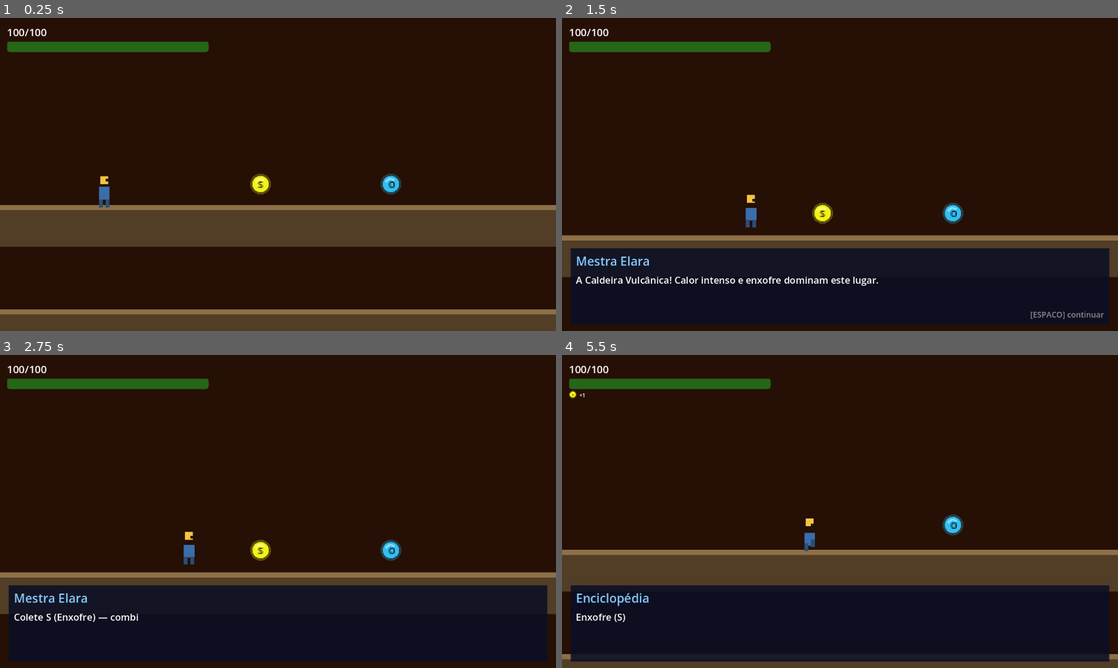
Above: before the commit, frames 1-4 (two rows, left to right).
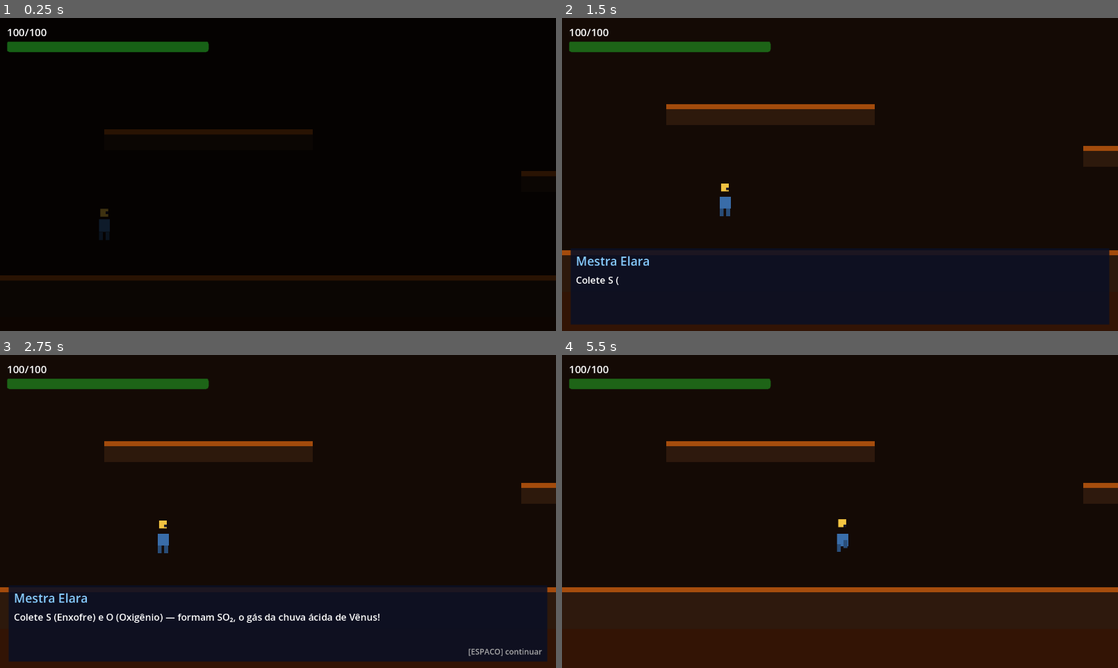
Above: after the commit, the same moments.

Repository: Mateushartelt/Alquimia-Elemental---Pac
Game: Godot game, scene res://scenes/levels/level_02.tscn
Two runs of this game, one before a commit and one after it. Both use one fixed random seed, a clock stepped at 60 frames per second and the inputs below. This scene is started directly instead of the project's main scene.
Inputs (mouse positions are in pixels of both pictures, inside the frame that each line leads up to):
- Up to frame 1 (0.25 s): no input
- Up to frame 2 (1.5 s): tap Enter (ui_accept) at 0.5 s; move the mouse to (962, 158) at 0.52 s; hold D (move_right) 0.53-1.25 s; hold J (attack) 0.53-1.25 s; click (962, 158) at 0.67 s; tap Space (jump) at 0.77, 0.8, 1.07 s; drag from (728, 190) to (951, 212) at 1.27 s
- Up to frame 3 (2.75 s): move the mouse to (333, 442) at 2.02 s; hold A (move_left) from 2.03 s (still down); hold J (attack) from 2.03 s (still down); tap Space (jump) at 2.3 s
- Up to frame 4 (5.5 s): release A (move_left) at 2.75 s; release J (attack) at 2.75 s; drag from (812, 574) to (673, 464) at 2.77 s; move the mouse to (1006, 558) at 3.52 s; hold D (move_right) 3.53-4.25 s; hold Q (open_alchemy) 3.53-4.25 s; tap Space (jump) at 3.77, 3.8, 4.07, 5.3 s; drag from (673, 464) to (951, 542) at 4.27 s; move the mouse to (867, 511) at 5.02 s; hold D (move_right) from 5.03 s (still down); hold Mouse wheel up (wheel_next) from 5.03 s (still down); click (867, 511) at 5.17 s

The runs differ from the first frame. In frame 1, 96% of the frame differs, in the area x 0-100%, y 0-100%; in frame 2, 6.6%; in frame 3, 6.6%; in frame 4, 38%.

Commit message:
Atualizacao fase 2

Diff:
--- /dev/null
+++ b/scenes/enemies/golem_enxofre.gd
@@ -0,0 +1,81 @@
+extends EnemyBase
+## GolemEnxofre — Inimigo da Caldeira Vulcânica (Level 02).
+## Fraco a H₂O (×2) e CO₂ (×2). Imune a SO₂ — absorve enxofre do magma.
+## Dropa S ao morrer.
+
+func _ready() -> void:
+	max_health      = 40
+	move_speed      = 30.0
+	patrol_range    = 60.0
+	damage_on_touch = 12
+	element_drop    = "S"
+	drop_amount     = 1
+	weak_to         = ["H2O", "CO2"]
+	immune_to       = ["SO2"]
+	super._ready()
+
+func _physics_process(delta: float) -> void:
+	super._physics_process(delta)
+	queue_redraw()
+
+func _draw() -> void:
+	var base  := Color(0.52, 0.26, 0.05)
+	var lava  := Color(0.95, 0.40, 0.02)
+	var dark  := Color(0.08, 0.04, 0.01)
+
+	var fa  := clampf(_flash_timer / 0.15, 0.0, 1.0)
+	var col := base.lerp(_flash_color if fa > 0.0 else base, fa)
+
+	if not facing_right:
+		draw_set_transform(Vector2.ZERO, 0.0, Vector2(-1.0, 1.0))
+
+	var t     := Time.get_ticks_msec() * 0.001
+	var pulse := sin(t * 1.8) * 0.3
+
+	# ── Corpo rochoso / angular ───────────────────────────────────────────────
+	draw_rect(Rect2(-5.0, -9.0, 10.0, 14.0), col)      # corpo central
+	draw_rect(Rect2(-7.0, -5.0,  4.0,  7.0), col)      # ombro esq
+	draw_rect(Rect2( 3.0, -5.0,  4.0,  7.0), col)      # ombro dir
+	draw_rect(Rect2(-4.0,  5.0,  8.0,  4.0), col)      # base / pernas
+
+	# Contorno escuro
+	draw_rect(Rect2(-5.0, -9.0, 10.0, 14.0), dark, false, 0.8)
+
+	# Fissuras de lava pulsando
+	var lc := Color(lava.r, lava.g, lava.b, 0.65 + pulse)
+	draw_line(Vector2(-2.0, -6.0), Vector2(-1.0, -1.0), lc, 1.2)
+	draw_line(Vector2( 1.5, -7.0), Vector2( 2.5, -2.0), lc, 1.2)
+	draw_line(Vector2(-3.0,  1.0), Vector2(-1.0,  4.0), lc, 1.0)
+	draw_line(Vector2( 1.0,  0.0), Vector2( 3.0,  3.0), lc, 1.0)
+
+	# ── Olhos — buracos de lava ───────────────────────────────────────────────
+	var er := 1.3 if estate != EState.CHASE else 1.9
+	var ec := Color(lava.r, lava.g, lava.b, 0.9 + pulse * 0.5)
+	draw_circle(Vector2(-2.5, -5.5), er, ec)
+	draw_circle(Vector2( 2.5, -5.5), er, ec)
+	draw_circle(Vector2(-2.5, -5.5), er * 0.45, dark)
+	draw_circle(Vector2( 2.5, -5.5), er * 0.45, dark)
+
+	# ── Barra de HP ───────────────────────────────────────────────────────────
+	var hp_r := float(current_health) / float(max_health)
+	draw_rect(Rect2(-7.0, -13.0, 14.0, 2.0), Color(0.15, 0.15, 0.15, 0.85))
+	draw_rect(Rect2(-7.0, -13.0, 14.0 * hp_r, 2.0), Color(0.9, 0.35, 0.04, 1.0))
+
+	if not facing_right:
+		draw_set_transform(Vector2.ZERO, 0.0, Vector2.ONE)
+
+func _die() -> void:
+	_spawn_death_label()
+	super._die()
+
+func _spawn_death_label() -> void:
+	var lbl := Label.new()
+	lbl.text = "S + H₂O → H₂SO₄!"
+	lbl.add_theme_font_size_override("font_size", 6)
+	lbl.modulate = Color(1.0, 0.6, 0.0)
+	lbl.position = global_position + Vector2(-32, -22)
+	get_tree().current_scene.add_child(lbl)
+	var tw := get_tree().current_scene.create_tween()
+	tw.tween_property(lbl, "position:y", lbl.position.y - 18, 1.2)
+	tw.parallel().tween_property(lbl, "modulate:a", 0.0, 1.2)
+	tw.tween_callback(lbl.queue_free)
--- /dev/null
+++ b/scenes/enemies/golem_enxofre.tscn
@@ -0,0 +1,24 @@
+[gd_scene format=3 uid="uid://golem001"]
+
+[ext_resource type="Script" path="res://scenes/enemies/golem_enxofre.gd" id="1"]
+
+[sub_resource type="RectangleShape2D" id="body_shape"]
+size = Vector2(14, 16)
+
+[sub_resource type="RectangleShape2D" id="detect_shape"]
+size = Vector2(100, 35)
+
+[node name="GolemEnxofre" type="CharacterBody2D" groups=["enemies"]]
+collision_layer = 4
+collision_mask = 2
+script = ExtResource("1")
+
+[node name="CollisionShape2D" type="CollisionShape2D" parent="."]
+shape = SubResource("body_shape")
+
+[node name="DetectArea" type="Area2D" parent="."]
+collision_layer = 0
+collision_mask = 1
+
+[node name="CollisionShape2D" type="CollisionShape2D" parent="DetectArea"]
+shape = SubResource("detect_shape")
--- a/scenes/levels/level_02.gd
+++ b/scenes/levels/level_02.gd
@@ -1,26 +1,80 @@
 extends Node2D
-## Level02 — Caldeira Vulcânica. Introduz S, Si, O novos.
+## Level02 — Caldeira Vulcânica.
+## Introduz S (Enxofre) e Si (Silício). Boss: Golem de Lava (fraco a H₂O e CO₂).
 
-const KILL_PLANE_Y := 620.0
-const SPAWN_POS    := Vector2(80, 300)
-const ELARA        := "Mestra Elara"
-const ENCYCLOPEDIA := "Enciclopédia"
+const KILL_PLANE_Y  := 620.0
+const SPAWN_POS     := Vector2(80, 300)
+const ELARA         := "Mestra Elara"
+const ENCYCLOPEDIA  := "Enciclopédia"
 
-@onready var player   : Player    = $Player
-@onready var _dialog  : DialogBox = $DialogBox
+@onready var player   : Player       = $Player
+@onready var _dialog  : DialogBox    = $DialogBox
 @onready var _alchemy : AlchemyPanel = $AlchemyPanel
+@onready var _boss    : BossBattle   = $BossBattle
+@onready var _cam     : Camera2D     = $Player/Camera2D
+@onready var _fog     : ColorRect    = $DarkAreas/SalaAltaFog
+@onready var _fade    : ColorRect    = $FadeOverlay
 
-var _respawning    := false
-var _seen_elements : Array[String] = []
-var _intro_done    := false
+var _respawning        := false
+var _seen_elements     : Array[String] = []
+var _fog_cleared       := false
+var _boss_started      := false
+var _in_sala_alta      := false
+var _enemy_dialog_done := false
+var _zoom_tween        : Tween = null
 
 func _ready() -> void:
-	get_tree().create_timer(1.2).timeout.connect(_show_intro)
+	_cam.zoom                       = Vector2(3, 3)
+	_cam.limit_left                 = 0
+	_cam.limit_top                  = 60
+	_cam.limit_right                = 2400
+	_cam.limit_bottom               = 450
+	_cam.position_smoothing_enabled = true
+	_cam.drag_horizontal_enabled    = true
+	# Fade de entrada (preto → transparente)
+	_fade.color   = Color(0, 0, 0, 1)
+	_fade.visible = true
+	var tw := create_tween()
+	tw.tween_property(_fade, "color", Color(0, 0, 0, 0), 1.0)
+	tw.tween_callback(func() -> void: _fade.visible = false)
 	GameState.element_collected.connect(_on_element_collected)
+	get_tree().create_timer(1.0).timeout.connect(_show_intro)
+	for enemy in get_tree().get_nodes_in_group("enemies"):
+		if enemy.has_signal("died"):
+			enemy.connect("died", _on_enemy_died)
 
 func _process(_delta: float) -> void:
 	if not _respawning and player.global_position.y > KILL_PLANE_Y:
 		_respawn()
+	_update_camera()
+
+func _update_camera() -> void:
+	# Troca de zona: hub (y > -80) ↔ sala alta (y < -80)
+	var in_alta := player.global_position.y < -80.0
+	if in_alta and not _in_sala_alta:
+		_in_sala_alta = true
+		_cam.drag_horizontal_enabled    = false
+		_cam.position_smoothing_enabled = true
+		_set_zoom(Vector2(4, 4), 0.6)
+		_cam.limit_left   = 0
+		_cam.limit_top    = -400
+		_cam.limit_right  = 1650
+		_cam.limit_bottom = -80
+	elif not in_alta and _in_sala_alta:
+		_in_sala_alta = false
+		_cam.drag_horizontal_enabled    = true
+		_cam.position_smoothing_enabled = true
+		_set_zoom(Vector2(3, 3), 0.5)
+		_cam.limit_left   = 0
+		_cam.limit_top    = 60
+		_cam.limit_right  = 2400
+		_cam.limit_bottom = 450
+
+func _set_zoom(target: Vector2, duration: float) -> void:
+	if _zoom_tween:
+		_zoom_tween.kill()
+	_zoom_tween = create_tween()
+	_zoom_tween.tween_property(_cam, "zoom", target, duration)
 
 func _respawn() -> void:
 	if _respawning:
@@ -35,17 +89,59 @@
 func _show_intro() -> void:
 	_dialog.queue_dialogs([
 		[ELARA, "A Caldeira Vulcânica! Calor intenso e enxofre dominam este lugar."],
-		[ELARA, "Colete S (Enxofre) — combinado com O₂ forma SO₂, um gás sufocante e devastador!"],
-		[ELARA, "Cuidado: as criaturas aqui são mais resistentes. Explore com calma."],
+		[ELARA, "Colete S (Enxofre) e O (Oxigênio) — formam SO₂, o gás da chuva ácida de Vênus!"],
+		[ELARA, "O shaft estreito à esquerda leva a uma área mais alta. Wall Jump para escalar!"],
 	])
 
 func _on_element_collected(element_id: String, _amt: int) -> void:
 	if element_id in _seen_elements:
 		return
 	_seen_elements.append(element_id)
-	var el       := ElementDatabase.get_element(element_id)
-	var el_name  : String = el.get("name", element_id)
-	var el_desc  : String = el.get("description", "")
-	var el_curio : String = el.get("curiosity", "")
+	var el      := ElementDatabase.get_element(element_id)
+	var el_name : String = el.get("name", element_id)
+	var el_desc : String = el.get("description", "")
+	var el_curio: String = el.get("curiosity", "")
 	_dialog.show_dialog(ENCYCLOPEDIA,
 		"%s (%s) — %s  ★ %s" % [el_name, element_id, el_desc, el_curio])
+
+func _on_enemy_died(_enemy: Node) -> void:
+	if not _enemy_dialog_done:
+		_enemy_dialog_done = true
+		_dialog.show_dialog(ELARA,
+			"H₂O derrete rocha vulcânica — reação endotérmica. CO₂ sufoca as chamas internas!")
+
+func _on_sala_alta_fog_entered(body: Node2D) -> void:
+	if _fog_cleared or not body.is_in_group("player"):
+		return
+	_fog_cleared = true
+	var tw := create_tween()
+	tw.tween_property(_fog, "color", Color(0, 0, 0, 0), 1.2)
+	get_tree().create_timer(0.4).timeout.connect(func() -> void:
+		_dialog.show_dialog(ELARA,
+			"A Cratera! O Golem de Lava habita aqui — prepare H₂O ou CO₂ para derrotá-lo!"))
+
+func _on_boss_trigger_entered(body: Node2D) -> void:
+	if _boss_started or not body.is_in_group("player"):
+		return
+	_boss_started = true
+	$BossTrigger.monitoring = false
+	_boss.show_battle("golem")
+	_boss.battle_finished.connect(_on_boss_finished, CONNECT_ONE_SHOT)
+
+func _on_boss_finished(won: bool) -> void:
+	if won:
+		_dialog.queue_dialogs([
+			[ELARA, "Incrível! H₂O solidificou a lava — resfriamento endotérmico em ação!"],
+			[ELARA, "A Caldeira está vencida! O Complexo Subaquático aguarda... (em desenvolvimento)"],
+		])
+		GameState.complete_level(2)
+		await _dialog.dialog_queue_finished
+		_fade.visible = true
+		var tw := create_tween()
+		tw.tween_property(_fade, "color", Color(0, 0, 0, 1), 1.2)
+		await tw.finished
+		# Level 03 ainda não existe — recarrega Level 02 como placeholder
+		get_tree().change_scene_to_file("res://scenes/levels/level_02.tscn")
+	else:
+		_dialog.show_dialog(ELARA,
+			"O Golem foi forte demais... Colete mais O para H₂O (2H+1O) ou CO₂ (1C+2O)!")
--- a/scenes/levels/level_02.tscn
+++ b/scenes/levels/level_02.tscn
@@ -4,13 +4,19 @@
 [ext_resource type="PackedScene" uid="uid://player001" path="res://scenes/player/player.tscn" id="2_player"]
 [ext_resource type="PackedScene" uid="uid://pickup001" path="res://scenes/world/element_pickup.tscn" id="3_pickup"]
 [ext_resource type="PackedScene" uid="uid://hud001" path="res://scenes/ui/hud.tscn" id="4_hud"]
-[ext_resource type="PackedScene" uid="uid://slime001" path="res://scenes/enemies/slime_sodio.tscn" id="5_slime"]
+[ext_resource type="PackedScene" uid="uid://golem001" path="res://scenes/enemies/golem_enxofre.tscn" id="5_golem"]
 [ext_resource type="PackedScene" uid="uid://bks7q737ly4iu" path="res://scenes/ui/alchemy_panel.tscn" id="6_alchemy"]
 [ext_resource type="PackedScene" uid="uid://dialogbox001" path="res://scenes/ui/dialog_box.tscn" id="7_dialog"]
-[ext_resource type="PackedScene" uid="uid://tutor001" path="res://scenes/ui/tutorial_hints.tscn" id="8_hints"]
 [ext_resource type="PackedScene" uid="uid://sbfmum45d4ay" path="res://scenes/ui/periodic_table.tscn" id="9_ptable"]
 [ext_resource type="PackedScene" uid="uid://gameover01" path="res://scenes/ui/game_over.tscn" id="10_go"]
-[ext_resource type="PackedScene" uid="uid://dys6l1fxtntiu" path="res://scenes/world/level_tilemap.tscn" id="12_tilemap"]
+[ext_resource type="PackedScene" uid="uid://lvl02tilemap" path="res://scenes/world/level_02_tilemap.tscn" id="12_tilemap"]
+[ext_resource type="PackedScene" uid="uid://bossbattle01" path="res://scenes/ui/boss_battle.tscn" id="13_boss"]
+
+[sub_resource type="RectangleShape2D" id="boss_trigger_shape"]
+size = Vector2(160, 120)
+
+[sub_resource type="RectangleShape2D" id="fog_trigger_shape"]
+size = Vector2(1648, 160)
 
 [node name="Level02" type="Node2D"]
 script = ExtResource("1_lvl")
@@ -18,26 +24,20 @@
 [node name="BgSky" type="ColorRect" parent="."]
 z_index = -10
 offset_left = -32.0
-offset_top = -512.0
+offset_top = -520.0
 offset_right = 2432.0
 offset_bottom = 512.0
-color = Color(0.15, 0.06, 0.02, 1)
+color = Color(0.08, 0.04, 0.02, 1)
 
 [node name="BgGround" type="ColorRect" parent="."]
 z_index = -9
+offset_left = -32.0
 offset_top = 368.0
 offset_right = 2432.0
-offset_bottom = 620.0
-color = Color(0.25, 0.10, 0.02, 1)
+offset_bottom = 640.0
+color = Color(0.20, 0.08, 0.02, 1)
 
-[node name="BgLava" type="ColorRect" parent="."]
-z_index = -8
-offset_top = 400.0
-offset_right = 2432.0
-offset_bottom = 430.0
-color = Color(0.9, 0.25, 0.0, 0.7)
-
-[node name="LevelTileMap" parent="." instance=ExtResource("12_tilemap")]
+[node name="Level02TileMap" parent="." instance=ExtResource("12_tilemap")]
 
 [node name="Player" parent="." instance=ExtResource("2_player")]
 position = Vector2(80, 300)
@@ -55,62 +55,72 @@
 [node name="Pickups" type="Node2D" parent="."]
 
 [node name="S_01" parent="Pickups" instance=ExtResource("3_pickup")]
-position = Vector2(200, 270)
+position = Vector2(540, 350)
 element_id = "S"
 
 [node name="S_02" parent="Pickups" instance=ExtResource("3_pickup")]
-position = Vector2(450, 270)
+position = Vector2(800, 225)
 element_id = "S"
 
 [node name="S_03" parent="Pickups" instance=ExtResource("3_pickup")]
-position = Vector2(900, 280)
+position = Vector2(1360, 225)
 element_id = "S"
 
+[node name="O_01" parent="Pickups" instance=ExtResource("3_pickup")]
+position = Vector2(480, 273)
+element_id = "O"
+
+[node name="O_02" parent="Pickups" instance=ExtResource("3_pickup")]
+position = Vector2(1040, 273)
+element_id = "O"
+
+[node name="O_03" parent="Pickups" instance=ExtResource("3_pickup")]
+position = Vector2(1680, 273)
+element_id = "O"
+
 [node name="Si_01" parent="Pickups" instance=ExtResource("3_pickup")]
-position = Vector2(1200, 280)
+position = Vector2(400, -270)
 element_id = "Si"
 
 [node name="Si_02" parent="Pickups" instance=ExtResource("3_pickup")]
-position = Vector2(1600, 280)
+position = Vector2(960, -285)
 element_id = "Si"
-
-[node name="O_01" parent="Pickups" instance=ExtResource("3_pickup")]
-position = Vector2(300, 270)
-element_id = "O"
-
-[node name="O_02" parent="Pickups" instance=ExtResource("3_pickup")]
-position = Vector2(700, 280)
-element_id = "O"
-
-[node name="O_03" parent="Pickups" instance=ExtResource("3_pickup")]
-position = Vector2(1400, 280)
-element_id = "O"
 
 [node name="Enemies" type="Node2D" parent="."]
 
-[node name="Slime01" parent="Enemies" instance=ExtResource("5_slime")]
-position = Vector2(600, 340)
-max_health = null
-move_speed = null
-patrol_range = null
-damage_on_touch = null
-element_drop = null
-drop_amount = null
-weak_to = null
-immune_to = null
+[node name="Golem01" parent="Enemies" instance=ExtResource("5_golem")]
+position = Vector2(800, 355)
 
-[node name="Slime02" parent="Enemies" instance=ExtResource("5_slime")]
-position = Vector2(1100, 340)
-max_health = null
-move_speed = null
-patrol_range = null
-damage_on_touch = null
-element_drop = null
-drop_amount = null
-weak_to = null
-immune_to = null
+[node name="Golem02" parent="Enemies" instance=ExtResource("5_golem")]
+position = Vector2(1600, 355)
 
-[node name="TutorialHints" parent="." instance=ExtResource("8_hints")]
+[node name="DarkAreas" type="Node2D" parent="."]
+
+[node name="SalaAltaFog" type="ColorRect" parent="DarkAreas"]
+z_index = 5
+offset_left = -32.0
+offset_top = -340.0
+offset_right = 1632.0
+offset_bottom = -140.0
+color = Color(0, 0, 0, 1)
+
+[node name="FogTrigger" type="Area2D" parent="DarkAreas"]
+collision_layer = 0
+collision_mask = 1
+position = Vector2(800, -240)
+
+[node name="CollisionShape2D" type="CollisionShape2D" parent="DarkAreas/FogTrigger"]
+shape = SubResource("fog_trigger_shape")
+
+[node name="BossTrigger" type="Area2D" parent="."]
+collision_layer = 0
+collision_mask = 1
+position = Vector2(120, -240)
+
+[node name="CollisionShape2D" type="CollisionShape2D" parent="BossTrigger"]
+shape = SubResource("boss_trigger_shape")
+
+[node name="BossBattle" parent="." instance=ExtResource("13_boss")]
 
 [node name="HUD" parent="." instance=ExtResource("4_hud")]
 
@@ -121,3 +131,15 @@
 [node name="PeriodicTable" parent="." instance=ExtResource("9_ptable")]
 
 [node name="GameOver" parent="." instance=ExtResource("10_go")]
+
+[node name="FadeOverlay" type="ColorRect" parent="."]
+z_index = 20
+offset_left = -32.0
+offset_top = -520.0
+offset_right = 2432.0
+offset_bottom = 640.0
+color = Color(0, 0, 0, 1)
+visible = false
+
+[connection signal="body_entered" from="DarkAreas/FogTrigger" to="." method="_on_sala_alta_fog_entered"]
+[connection signal="body_entered" from="BossTrigger" to="." method="_on_boss_trigger_entered"]
--- a/scenes/ui/boss_battle.gd
+++ b/scenes/ui/boss_battle.gd
@@ -61,6 +61,62 @@
 				"flash":   Color(0.8, 0.5, 2.0),
 			},
 		}
+	},
+	"golem": {
+		"name":        "Golem de Lava",
+		"color":       Color(0.75, 0.28, 0.03),
+		"sprite":      "",
+		"sprite_cols": 1,
+		"sprite_rows": 1,
+		"max_hp":      8,
+		"attack_dmg":  20,
+		"intro":       "Um colossal Golem de Lava bloqueia a saída da Caldeira!",
+		"hint":        "Dica: lava solidifica com água — H₂O é a fraqueza principal do Golem!",
+		"hint_detail": "O Golem de Lava é feito de rocha fundida rica em enxofre.\nH₂O apaga o fogo e solidifica a lava! (3× de dano!)\nCO₂ remove o oxigênio das chamas! (2× + stun)\n\nCuidado: SO₂ é componente do magma vulcânico!\nO golem ABSORVE SO₂ e se recupera — escolha errada = aprendizado!",
+		"boss_atk":    "O Golem lança pedras de lava incandescentes!",
+		"no_reaction": "O composto não causou reação significativa no golem...",
+		"win":         "Vitória! H₂O solidificou a lava — reação endotérmica de resfriamento!",
+		"lose":        "O Golem de Lava foi forte demais...",
+		"drops":       ["S", "Si"],
+		"drop_msg":    "O golem soltou %s com o impacto! (+1 %s)",
+		"reactions": {
+			"H2O": {
+				"damage":  3,
+				"message": "A água reage com a lava incandescente — solidificação imediata! Triplo dano!",
+				"effect":  "none",
+				"flash":   Color(0.3, 0.8, 2.0),
+			},
+			"CO2": {
+				"damage":  2,
+				"message": "O CO₂ remove o oxigênio que alimenta o fogo interno do golem! Dano duplo + stun!",
+				"effect":  "stun",
+				"flash":   Color(0.7, 0.8, 2.0),
+			},
+			"SO2": {
+				"damage":  -1,
+				"message": "O golem absorve o SO₂ — enxofre é componente do magma vulcânico! Ele se recupera!",
+				"effect":  "heal",
+				"flash":   Color(2.0, 2.0, 0.2),
+			},
+			"NaCl": {
+				"damage":  1,
+				"message": "O cloreto de sódio reage com os minerais basálticos do golem!",
+				"effect":  "none",
+				"flash":   Color(2.0, 1.5, 1.0),
+			},
+			"HCl": {
+				"damage":  1,
+				"message": "O ácido clorídrico corrói a superfície rochosa do golem!",
+				"effect":  "none",
+				"flash":   Color(0.5, 2.0, 0.3),
+			},
+			"NaOH": {
+				"damage":  1,
+				"message": "A base forte reage com os óxidos metálicos do golem!",
+				"effect":  "none",
+				"flash":   Color(0.8, 0.5, 2.0),
+			},
+		}
 	}
 }
 
@@ -460,6 +516,10 @@
 			int(_boss_data.get("sprite_cols", 1)),
 			int(_boss_data.get("sprite_rows", 1)))
 	else:
+		# Sem sprite: gera textura 1×1 branca e aplica a cor do boss como modulate
+		var img := Image.create(1, 1, false, Image.FORMAT_RGB8)
+		img.fill(Color.WHITE)
+		(_boss_sprite as TextureRect).texture = ImageTexture.create_from_image(img)
 		(_boss_sprite as TextureRect).modulate = _boss_data.get("color", Color.WHITE)
 
 	# Atualiza texto de dica no popup
--- /dev/null
+++ b/scenes/world/level_02_tilemap.gd
@@ -0,0 +1,88 @@
+extends Node2D
+## Level02TileMap — Geometria da Caldeira Vulcânica.
+## Layout:
+##   Hub + Corredor (x:0-2400, y:112-368) — chão único com 8 plataformas
+##   Shaft (x:224-304, 80px) — wall jump obrigatório para Sala Alta
+##   Sala Alta (x:0-1600, y:-320→-160) — zona escura, boss no canto esq
+##
+## [col, row, w, h] | TILE=16px | col×16=x | row×16=y
+
+const TILE     := 16
+const C_ROCK   := Color(0.18, 0.10, 0.05)   # rocha vulcânica escura
+const C_ACCENT := Color(0.65, 0.30, 0.05)   # borda laranja/lava
+const ACCENT_H := 4
+
+## [col, row, largura_tiles, altura_tiles]
+## row 7=y112 | row 23=y368 | row -10=y-160 | row -20=y-320
+const TILES: Array = [
+	# ━━ HUB + CORREDOR (x:0-2400, y:112-368) ━━━━━━━━━━━━━━━━━━━━━━━━━━
+	# Teto com gap para shaft (col14-19 = x:224-304)
+	[0,    7,  14,  2],  # teto esq     x:0-224    y=112
+	[19,   7, 131,  2],  # teto dir     x:304-2400 y=112
+	[0,   23, 150,  2],  # chão total   x:0-2400   y=368
+	[150,  7,   1,  18], # parede dir   x:2400     y:112-400
+
+	# Plataformas alternadas (alto-baixo para criar ritmo de pulo)
+	[5,   16,  10,  1],  # plat A  x:80-240    y=256
+	[25,  18,  10,  1],  # plat B  x:400-560   y=288
+	[45,  15,  10,  1],  # plat C  x:720-880   y=240
+	[60,  18,  10,  1],  # plat D  x:960-1120  y=288
+	[80,  15,  10,  1],  # plat E  x:1280-1440 y=240
+	[100, 18,  10,  1],  # plat F  x:1600-1760 y=288
+	[120, 15,  10,  1],  # plat G  x:1920-2080 y=240
+	[135, 18,  10,  1],  # plat H  x:2160-2320 y=288
+
+	# ━━ SHAFT DA CALDEIRA (x:224-304, 80px) y:-320→112 ━━━━━━━━━━━━━━━━━━
+	[14, -20,   1,  27], # parede esq shaft  x:224  y=-320→112
+	[19, -20,   1,  27], # parede dir shaft  x:304  y=-320→112
+
+	# ━━ SALA ALTA (x:0-1600, y:-320→-160) ━━━━━━━━━━━━━━━━━━━━━━━━━━━━━
+	# Gap no chão na posição do shaft (col14-19) para sair do shaft
+	[0,  -20, 100,  2],  # teto         x:0-1600   y=-320
+	[0,  -10,  14,  2],  # chão esq     x:0-224    y=-160 (gap shaft col14-19)
+	[19, -10,  81,  2],  # chão dir     x:304-1600 y=-160
+	[100,-20,   1,  10], # parede dir   x:1600     y=-320→-160
+
+	# Plataformas na Sala Alta (caminho shaft → boss area esq)
+	[3,  -18,  10,  1],  # plat I   x:48-208    y=-288
+	[20, -16,  10,  1],  # plat J   x:320-480   y=-256
+	[38, -14,  10,  1],  # plat K   x:608-768   y=-224
+	[55, -17,  10,  1],  # plat L   x:880-1040  y=-272
+	[70, -15,  10,  1],  # plat M   x:1120-1280 y=-240
+	[83, -13,  10,  1],  # plat N   x:1328-1488 y=-208
+
+	# ━━ PAREDE ESQ TOTAL (x:-16, y:-320→480) ━━━━━━━━━━━━━━━━━━━━━━━━━━
+	[-1, -20,   1,  50], # cobre sala alta + hub
+]
+
+func _ready() -> void:
+	for block: Array in TILES:
+		_spawn_block(block[0], block[1], block[2], block[3])
+
+func _spawn_block(col: int, row: int, w: int, h: int) -> void:
+	var px  := Vector2(w * TILE, h * TILE)
+	var pos := Vector2(col * TILE, row * TILE)
+
+	var body := StaticBody2D.new()
+	body.collision_layer = 2
+	body.collision_mask  = 0
+	body.position        = pos
+
+	var cs := CollisionShape2D.new()
+	var rs := RectangleShape2D.new()
+	rs.size     = px
+	cs.position = px / 2.0
+	cs.shape    = rs
+	body.add_child(cs)
+
+	var bg := ColorRect.new()
+	bg.size  = px
+	bg.color = C_ROCK
+	body.add_child(bg)
+
+	var top := ColorRect.new()
+	top.size  = Vector2(px.x, ACCENT_H)
+	top.color = C_ACCENT
+	body.add_child(top)
+
+	add_child(body)
--- /dev/null
+++ b/scenes/world/level_02_tilemap.tscn
@@ -0,0 +1,6 @@
+[gd_scene format=3 uid="uid://lvl02tilemap"]
+
+[ext_resource type="Script" path="res://scenes/world/level_02_tilemap.gd" id="1"]
+
+[node name="Level02TileMap" type="Node2D"]
+script = ExtResource("1")
Not shown, added: scenes/enemies/golem_enxofre.gd.uid
Not shown, added: scenes/world/level_02_tilemap.gd.uid
Not shown, changed: docs/PRD.md
